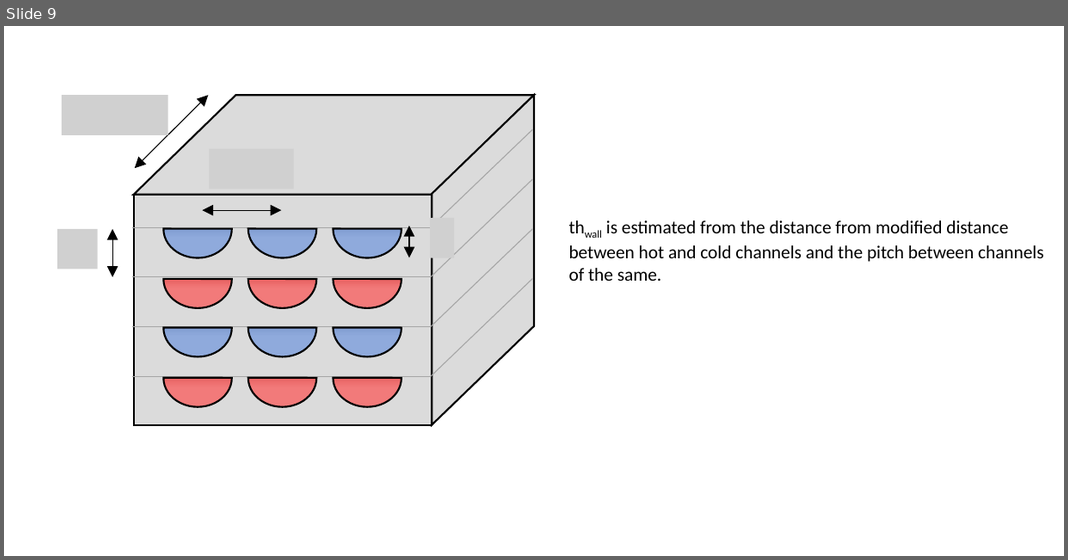
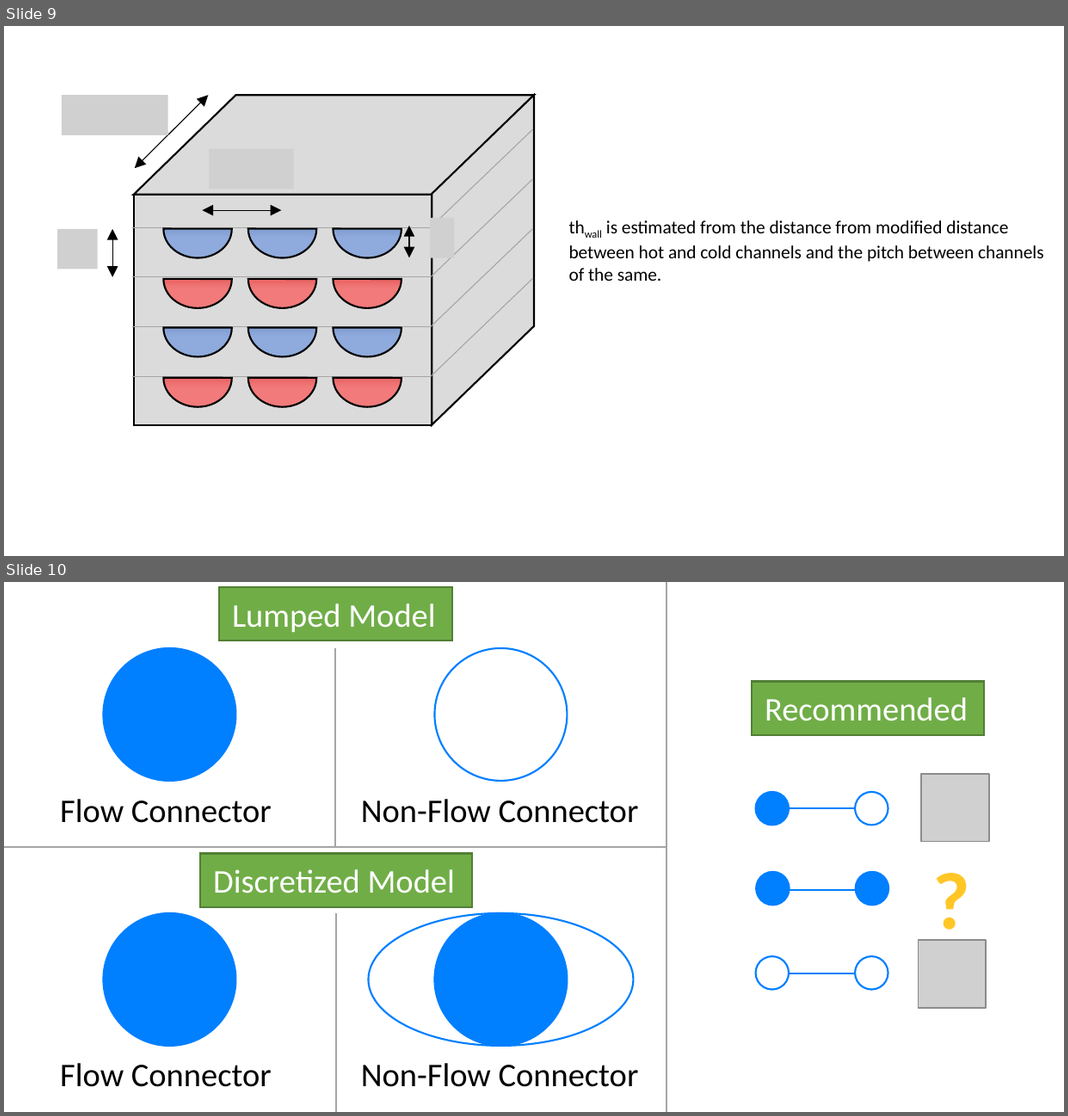
Before and after one commit to ORNL-Modelica/TRANSFORM-Library, a slide deck: TRANSFORM/Resources/Images/Information.pptm. Shown one above the other, each under a label of ours: slide 9 before the commit, slides 9 and 10 after it. The pictures are 1068x560 and 1068x1116 pixels, drawn with LibreOffice and Linux fonts; fonts in the diff are those of the drawing; grey boxes stand for pictures. Boxes give left, top, right and bottom in pixels: in the first picture for what was removed or moved away, otherwise in the second. Text is boxed around its words. In the diff, an @@ line names an element or a change of style, - is before the commit and + after.

```diff
--- a/TRANSFORM/Resources/Images/Information.pptm
+++ b/TRANSFORM/Resources/Images/Information.pptm
@@ slide 10 added at (4, 582, 1064, 1112), background #FFFFFF @@
@@ rectangle added at (218, 587, 452, 640), fill #70AD47, outline #538035 1 pt, 18 pt, text #FFFFFF @@
+Lumped Model
@@ line added from (666, 582) to (666, 1112), #A5A5A5 1 pt @@
@@ ellipse added at (104, 648, 236, 781), fill #007FFF, outline #007FFF 1 pt @@
@@ line added from (335, 648) to (335, 847), #A5A5A5 1 pt @@
@@ ellipse added at (434, 648, 566, 781), fill #FFFFFF, outline #007FFF 1 pt @@
@@ rectangle added at (751, 682, 983, 734), fill #70AD47, outline #538035 1 pt, 18 pt, text #FFFFFF @@
+Recommended
@@ picture added at (921, 774, 988, 842) @@
@@ text added at (60, 799, 271, 823), 18 pt, text #000000 @@
+Flow Connector
@@ text added at (361, 799, 639, 823), 18 pt, text #000000 @@
+Non-Flow Connector
@@ ellipse added at (755, 791, 788, 825), fill #007FFF, outline #007FFF 1 pt @@
@@ line added from (788, 808) to (855, 808), #007FFF 1 pt @@
@@ ellipse added at (855, 791, 887, 825), fill #FFFFFF, outline #007FFF 1 pt @@
@@ line added from (4, 847) to (666, 847), #A5A5A5 1 pt @@
@@ rectangle added at (200, 854, 472, 906), fill #70AD47, outline #538035 1 pt, 18 pt, text #FFFFFF @@
+Discretized Model
@@ text added at (919, 842, 984, 953), 44 pt, text #FFC625, bold @@
+?
@@ ellipse added at (756, 872, 789, 905), fill #007FFF, outline #007FFF 1 pt @@
@@ line added from (789, 889) to (855, 889), #007FFF 1 pt @@
@@ ellipse added at (855, 872, 889, 905), fill #007FFF, outline #007FFF 1 pt @@
@@ ellipse added at (104, 913, 236, 1046), fill #007FFF, outline #007FFF 1 pt @@
@@ line added from (337, 913) to (337, 1112), #A5A5A5 1 pt @@
@@ ellipse added at (369, 913, 634, 1046), fill #FFFFFF, outline #007FFF 1 pt @@
@@ ellipse added at (434, 913, 566, 1046), fill #007FFF, outline #007FFF 1 pt @@
@@ picture added at (918, 940, 985, 1007) @@
@@ ellipse added at (755, 957, 788, 990), fill #FFFFFF, outline #007FFF 1 pt @@
@@ ellipse added at (855, 957, 887, 990), fill #FFFFFF, outline #007FFF 1 pt @@
@@ line added from (788, 974) to (855, 974), #007FFF 1 pt @@
@@ text added at (60, 1063, 271, 1087), 18 pt, text #000000 @@
+Flow Connector
@@ text added at (361, 1063, 639, 1087), 18 pt, text #000000 @@
+Non-Flow Connector
```
Also in this commit, not shown: 8 other files.
